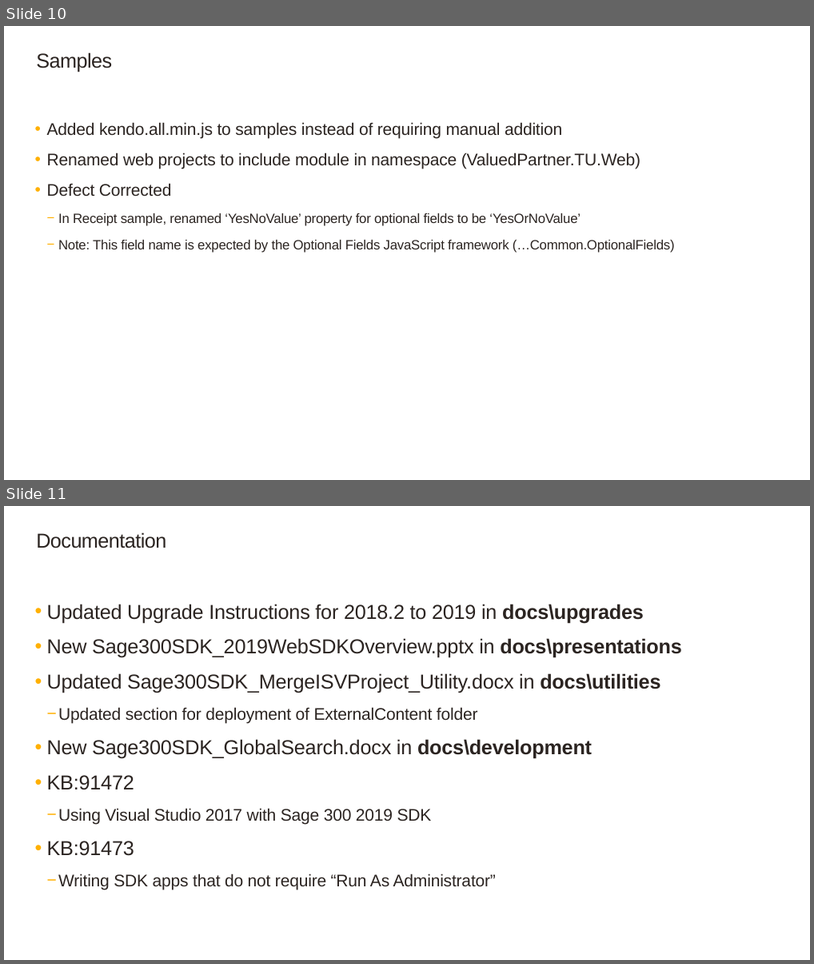
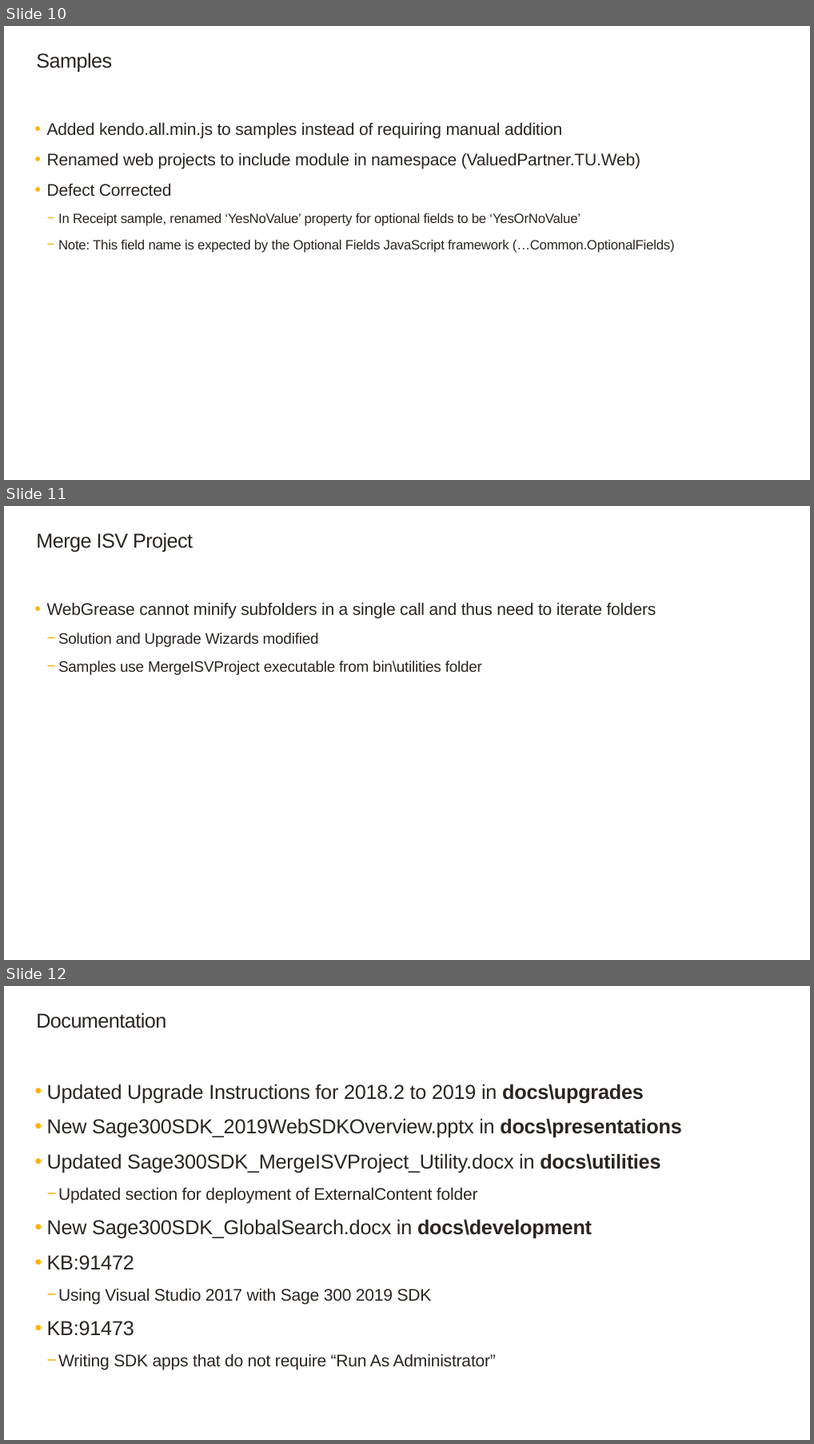
Before and after one commit to SageNADev/Sage300-SDK, a slide deck: docs/presentations/Sage300SDK_2019WebSDKOverview.pptx. Shown one above the other, each under a label of ours: slides 10 and 11 before the commit, slides 10, 11 and 12 after it. The pictures are 814x964 and 814x1444 pixels, drawn with LibreOffice and Linux fonts; fonts in the diff are those of the drawing; background and template pictures are left out. Boxes give left, top, right and bottom in pixels: in the first picture for what was removed or moved away, otherwise in the second. Text is boxed around its words. In the diff, an @@ line names an element or a change of style, - is before the commit and + after.

Commit message:
Minify JavAScript subfolders change per Technisoft

```diff
--- a/docs/presentations/Sage300SDK_2019WebSDKOverview.pptx
+++ b/docs/presentations/Sage300SDK_2019WebSDKOverview.pptx
@@ slide 11 added at <box>4,506,810,960</box>, background #FFFFFF @@
@@ title added at <box>36,532,193,552</box>, 24 pt, text #2B2421 @@
+Merge ISV Project
@@ text added at <box>47,602,657,675</box>, 18 pt, text #2B2421 @@
+  • WebGrease cannot minify subfolders in a single call and thus need to iterate folders
+    − Solution and Upgrade Wizards modified
+    − Samples use MergeISVProject executable from bin\utilities folder
@@ what was slide 11 is now slide 12 @@
```
Also in this commit, not shown: 2 slides changed, 7 other files.
